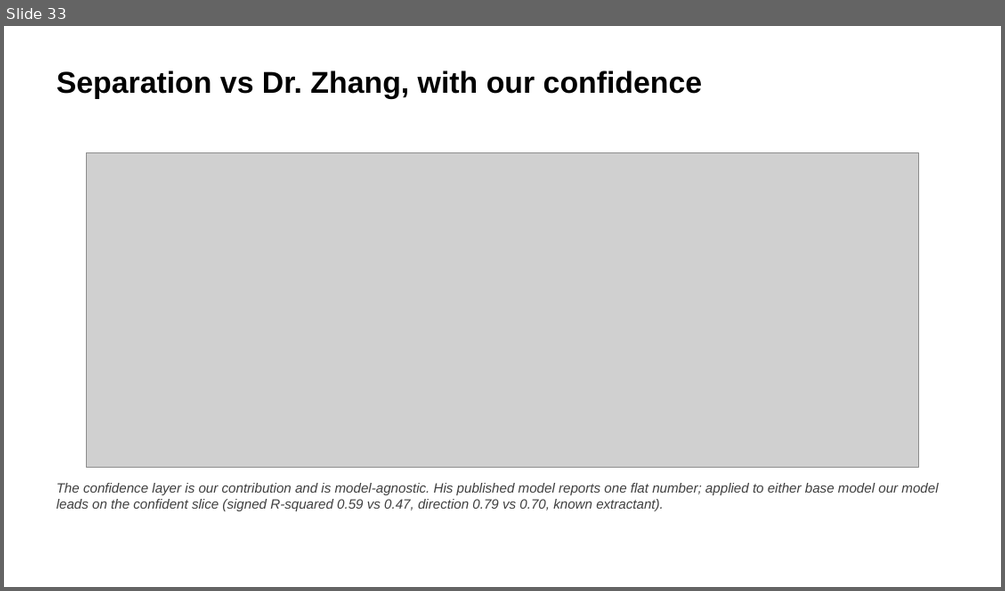
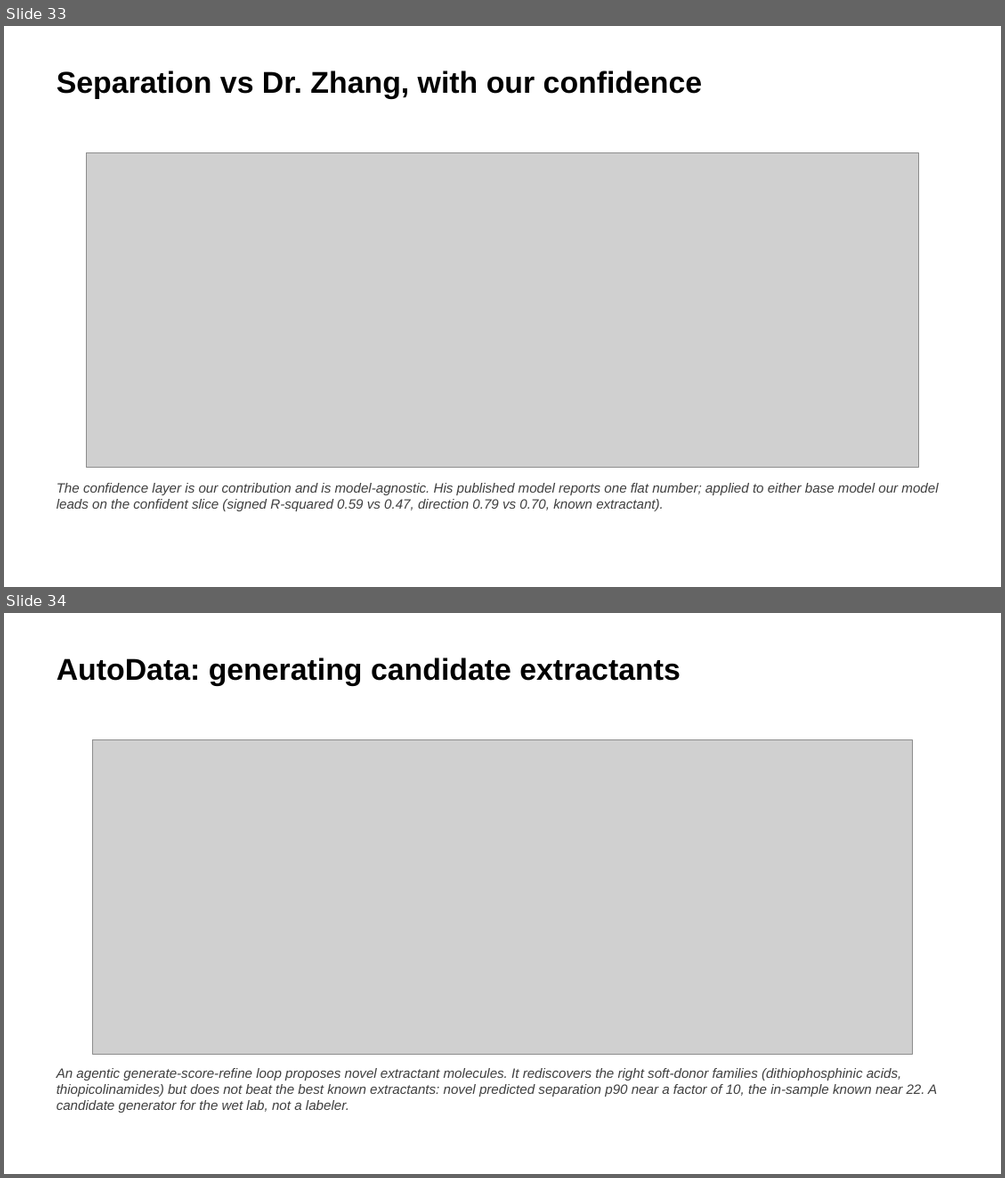
Before and after one commit to SkyEpstein/Machine-learning-to-separate-f-elements-2, a slide deck: docs/REE_Results_Slides_Final.pptx. Shown one above the other, each under a label of ours: slide 33 before the commit, slides 33 and 34 after it. The pictures are 1005x591 and 1005x1178 pixels, drawn with LibreOffice and Linux fonts; fonts in the diff are those of the drawing; grey boxes stand for pictures. Boxes give left, top, right and bottom in pixels: in the first picture for what was removed or moved away, otherwise in the second. Text is boxed around its words. In the diff, an @@ line names an element or a change of style, - is before the commit and + after.

```diff
--- a/docs/REE_Results_Slides_Final.pptx
+++ b/docs/REE_Results_Slides_Final.pptx
@@ slide 34 added at bbox=[4, 613, 1001, 1174], background #FFFFFF @@
@@ text added at bbox=[57, 657, 680, 686], 29 pt, text #000000, bold @@
+AutoData: generating candidate extractants
@@ picture added at bbox=[93, 740, 913, 1054] @@
@@ text added at bbox=[57, 1068, 937, 1112], 13 pt, text #404040, italic @@
+An agentic generate-score-refine loop proposes novel extractant molecules. It rediscovers the right soft-donor families (dithiophosphinic acids, thiopicolinamides) but does not beat the best known extractants: novel predicted separation p90 near a factor of 10, the in-sample known near 22. A candidate generator for the wet lab, not a labeler.
```
Also in this commit, not shown: 3 other slides added, 38 other files.
